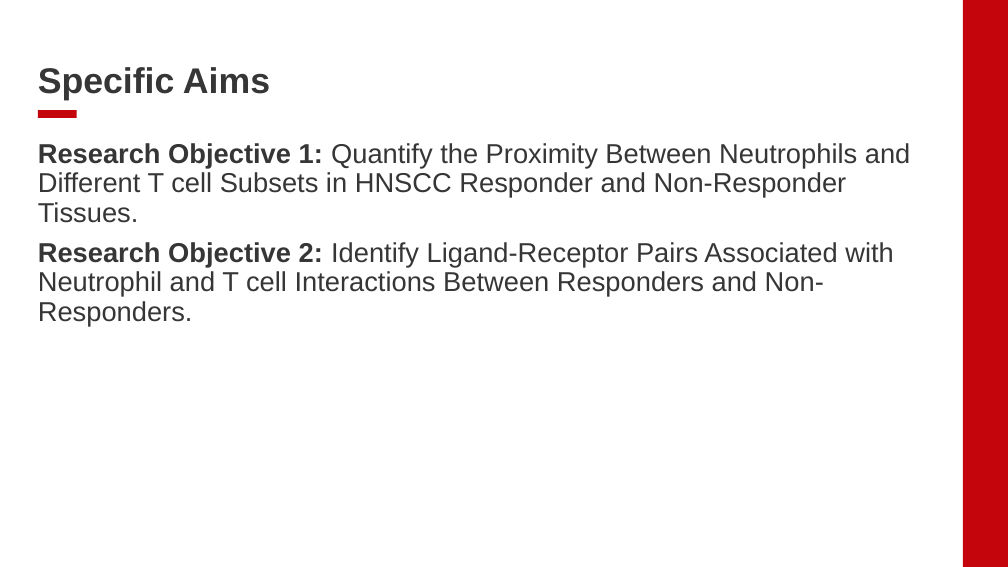
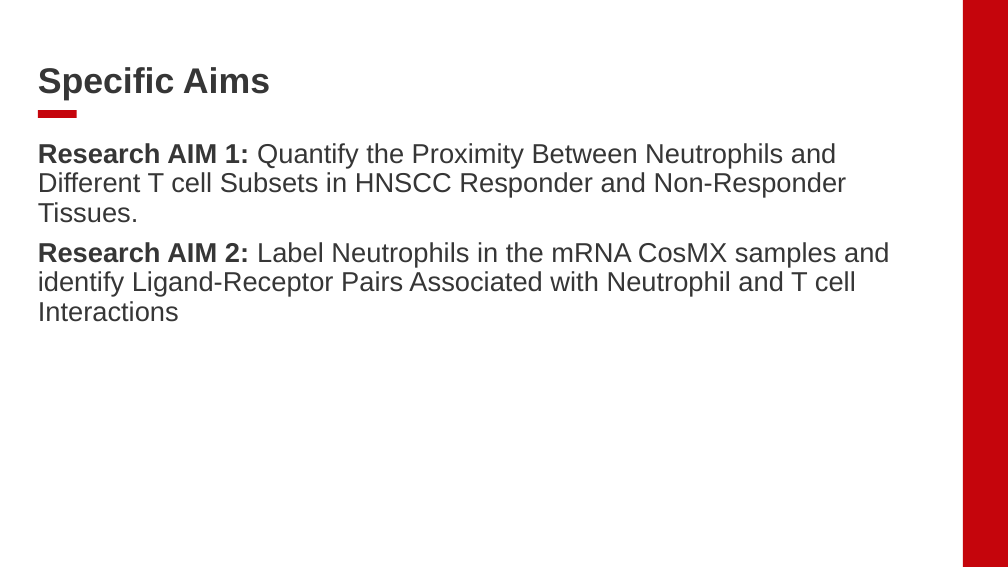
Before and after one commit to EDJohns/2025-Dinh-Lab-Research-Project, a slide deck: slide 2 of Shapiro 2025 Project/Weekly Updates/Lab Meeting Presentation 7_22_25.pptx. Drawn at 1008x567 pixels with LibreOffice and Linux fonts; fonts in the diff are those of the drawing; background and template pictures are left out. Boxes give left, top, right and bottom in pixels: in the first picture for what was removed or moved away, otherwise in the second. Text is boxed around its words. In the diff, an @@ line names an element or a change of style, - is before the commit and + after.

```diff
--- a/Shapiro 2025 Project/Weekly Updates/Lab Meeting Presentation 7_22_25.pptx
+++ b/Shapiro 2025 Project/Weekly Updates/Lab Meeting Presentation 7_22_25.pptx
@@ text at bbox=[38, 143, 890, 322]: text changed @@
-Research Objective 1: Quantify the Proximity Between Neutrophils and Different T cell Subsets in HNSCC Responder and Non-Responder Tissues.
-Research Objective 2: Identify Ligand-Receptor Pairs Associated with Neutrophil and T cell Interactions Between Responders and Non-Responders.
+Research AIM 1: Quantify the Proximity Between Neutrophils and Different T cell Subsets in HNSCC Responder and Non-Responder Tissues.
+Research AIM 2: Label Neutrophils in the mRNA CosMX samples and identify Ligand-Receptor Pairs Associated with Neutrophil and T cell Interactions
```
Also in this commit, not shown: 5 other slides changed, 7 slides added.
